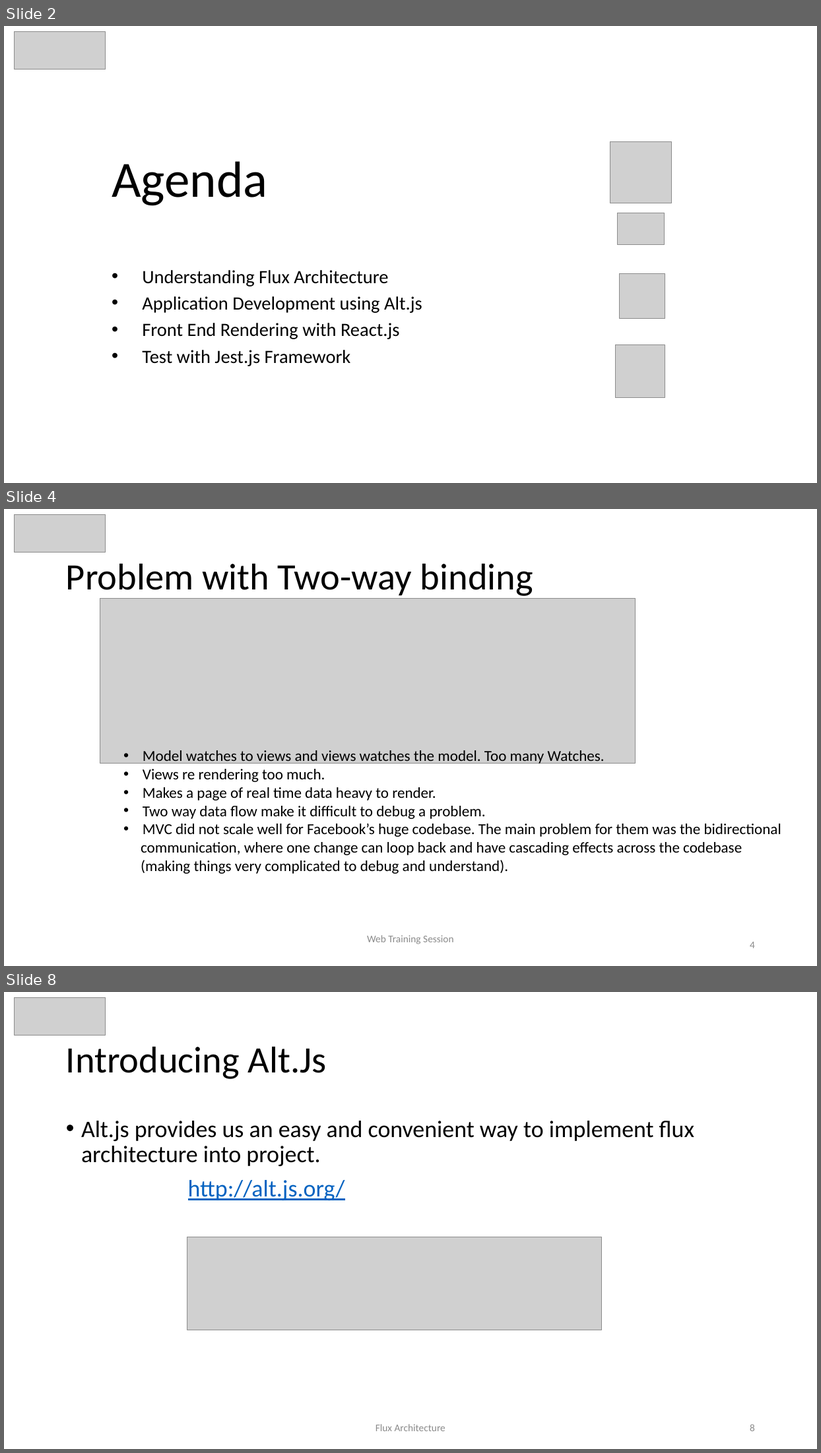
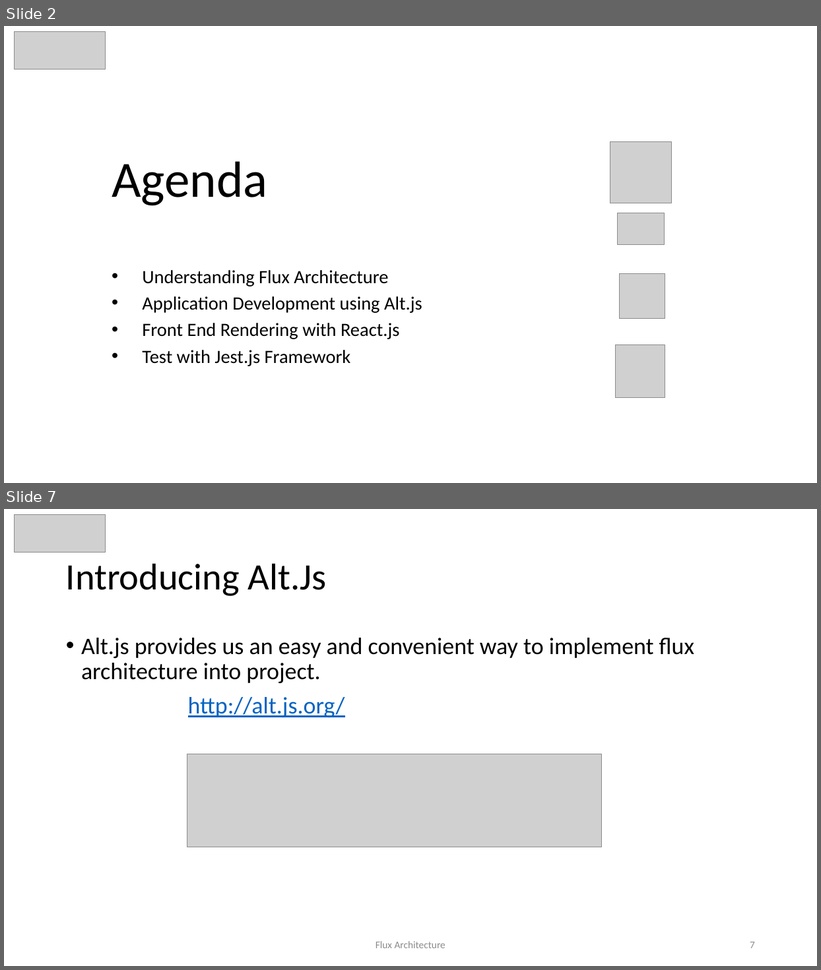
Before and after one commit to awahab29/samplealt, a slide deck: React.pptx. Shown one above the other, each under a label of ours: slides 2, 4 and 8 before the commit, slides 2 and 7 after it; the slides between them are not shown. The pictures are 821x1453 and 821x970 pixels, drawn with LibreOffice and Linux fonts; fonts in the diff are those of the drawing; grey boxes stand for pictures. Boxes give left, top, right and bottom in pixels: in the first picture for what was removed or moved away, otherwise in the second. Text is boxed around its words. In the diff, an @@ line names an element or a change of style, - is before the commit and + after.

```diff
--- a/React.pptx
+++ b/React.pptx
@@ slide 4 removed at (4, 509, 817, 966), background #FFFFFF @@
@@ picture removed at (15, 514, 105, 552) @@
@@ title removed at (66, 563, 533, 596) @@
-Problem with Two-way binding
@@ picture removed at (100, 599, 636, 764) @@
@@ text removed at (141, 751, 781, 874) @@
-• Model watches to views and views watches the model. Too many Watches.
-• Views re rendering too much.
-• Makes a page of real time data heavy to render.
-• Two way data flow make it difficult to debug a problem.
-• MVC did not scale well for Facebook’s huge codebase. The main problem for them was the bidirectional
-communication, where one change can loop back and have cascading effects across the codebase
-(making things very complicated to debug and understand).
@@ text removed at (367, 935, 453, 945) @@
-Web Training Session
@@ page number removed at (750, 942, 755, 949) @@
-4
@@ what was slide 8 is now slide 7 @@
@@ page number at (750, 942, 755, 949): text changed @@
-8
+7
```
Also in this commit, not shown: 15 slides changed, 7 slides added, 2 other slides removed.
